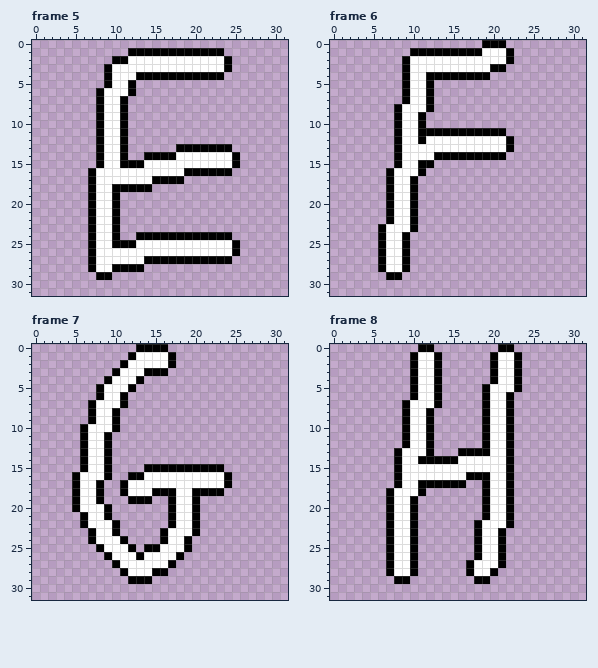
Pixel-art file -- ASSETS/graphics/gamefont.aseprite. Above is the file before it was changed.
32x32 pixels, 113 frames. Pixels under 10% opacity are left out. Colours within 5 levels of each other are drawn and written as one. Shown: frame 5, frame 6, frame 7, frame 8. The commit also changed other frames, which this record leaves out.
And afterwards:
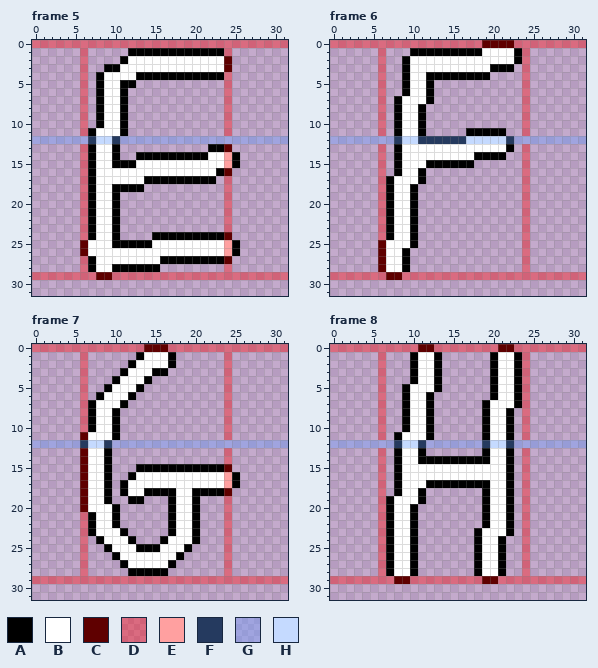
Palette (. is transparent): A #000000  B #ffffff  C #5f0000  D #ff00005f  E #ffa0a0  F #253a5f  G #639bff5f  H #c5daff
Edits made:
layer "O" now shown
layer "boil2" now hidden
layer "guide" now shown
Changed rows in their new state; - is an unchanged pixel.
Frame 5:
first column x 0:
 0 DDDDDDDDDDDDDDDDDDDDDDDDDDDDDDDD
 1 ------D-----------------D-------
 2 ------D---.-------------C-------
 3 ------D---A-------------C-------
 4 ------D-AB--------------D-------
 5 ------D-AB-A------------D-------
 6 ------D----A.-----------D-------
 7 ------D-----------------D-------
 8 ------D-----------------D-------
 9 ------D-----------------D-------
10 ------D-----------------D-------
11 ------DAB---------------D-------
12 GGGGGGGFHHFGGGGGGGGGGGGGGGGGGGGG
13 ------DAB-A.------....--C-------
14 ------DAB-A.-A----AAAA--E-------
15 ------DAB-A--B----------E-------
16 ------D------------BBBB-C-------
17 ------D-------A----AAAA-D-------
18 ------D-------.---------D-------
19 ------D-----------------D-------
20 ------D-----------------D-------
21 ------D-----------------D-------
22 ------D-----------------D-------
23 ------D-----------------D-------
24 ------D------..---------C-------
25 ------CB-----AA---------E-------
26 ------CB----------------E-------
27 ------D-------BB--------C-------
28 ------D-------AA--------D-------
29 DDDDDDDDCCDDDDDDDDDDDDDDDDDDDDDD
Frame 6:
first column x 0:
 0 DDDDDDDDDDDDDDDDDDDCCCCDDDDDDDDD
 1 ------D---------------BAD-------
 2 ------D---------------BAD-------
 3 ------D---------------A-D-------
 4 ------D-----------------D-------
 5 ------D-----------------D-------
 6 ------D-----------------D-------
 7 ------D-AB--------------D-------
 8 ------D----A.-----------D-------
 9 ------D-----------------D-------
10 ------D-----------------D-------
11 ------D-----.....-------D-------
12 GGGGGGGGFHHFFFFFFHHHHHFGGGGGGGGG
13 ------D-----------------D-------
14 ------D------BBBBB------D-------
15 ------D----B-AAAAA------D-------
16 ------D.A---------------D-------
17 ------D---BA------------D-------
18 ------D-----------------D-------
19 ------D-----------------D-------
20 ------D-----------------D-------
21 ------D-----------------D-------
22 ------D-----------------D-------
23 ------DA----------------D-------
24 ------DA-BA-------------D-------
25 ------C--BA-------------D-------
26 ------C-----------------D-------
27 ------C-----------------D-------
28 ------C-----------------D-------
29 DDDDDDDCCDDDDDDDDDDDDDDDDDDDDDDD
Frame 7:
first column x 0:
 0 DDDDDDDDDDDDDDCCCDDDDDDDDDDDDDDD
 1 ------D-----.A----------D-------
 2 ------D----.A-----------D-------
 3 ------D---.A--B---------D-------
 4 ------D--.A--BA---------D-------
 5 ------D-.A--BA----------D-------
 6 ------D----BA-----------D-------
 7 ------D-----------------D-------
 8 ------D-----------------D-------
 9 ------D-----------------D-------
10 ------DA----------------D-------
11 ------C--BA-------------D-------
12 GGGGGGFHHFGGGGGGGGGGGGGGGGGGGGGG
13 ------C-----------------D-------
14 ------C-----------------D-------
15 ------C------A----------C-------
16 -----.C------B----------EA------
17 -----.C-BA--------------EA------
18 -----.C-BA----A---------C-------
19 -----.C-BA----.---------D-------
20 -----.C--BA-------------D-------
21 ------DA-BA-------------D-------
22 ------DA----------------D-------
23 ------D---BA----.A------D-------
24 ------D.A--BA------BA---D-------
25 ------D-.A--BA----------D-------
26 ------D--.A--B----------D-------
27 ------D---.A------------D-------
28 ------D----.AAA---------D-------
29 DDDDDDDDDDDDDDDDDDDDDDDDDDDDDDDD
Frame 8:
first column x 0:
 0 DDDDDDDDDDDCCDDDDDDDDCCDDDDDDDDD
 1 ------D-----------------D-------
 2 ------D-----------------D-------
 3 ------D-----------------D-------
 4 ------D-----------------D-------
 5 ------D--AB--------.A---D-------
 6 ------D--AB-A.-----.A-BAD-------
 7 ------D-----A.--------BAD-------
 8 ------D-----------------D-------
 9 ------D-----------------D-------
10 ------D-----------------D-------
11 ------D-AB--------------D-------
12 GGGGGGGGFHHFGGGGGGGFHHFGGGGGGGGG
13 ------D----A.---...-----D-------
14 ------D---------AAAA----D-------
15 ------D-----------------D-------
16 ------D----------BBB----D-------
17 ------D----B-----AA-----D-------
18 ------D.A---------------D-------
19 ------D---BA------------D-------
20 ------D-----------------D-------
21 ------D-----------------D-------
22 ------D-----------.A----D-------
23 ------D--------------BA-D-------
24 ------D-----------------D-------
25 ------D-----------------D-------
26 ------D-----------------D-------
27 ------D----------.A-----D-------
28 ------D----------.A-BA--D-------
29 DDDDDDDDCCDDDDDDDDDCCDDDDDDDDDDD
Pixel boxes of the changes (left, top, right, bottom) in both pictures:
changed: (32, 40, 288, 280)
changed: (330, 40, 586, 280)
changed: (32, 344, 288, 584)
changed: (330, 344, 586, 584)
